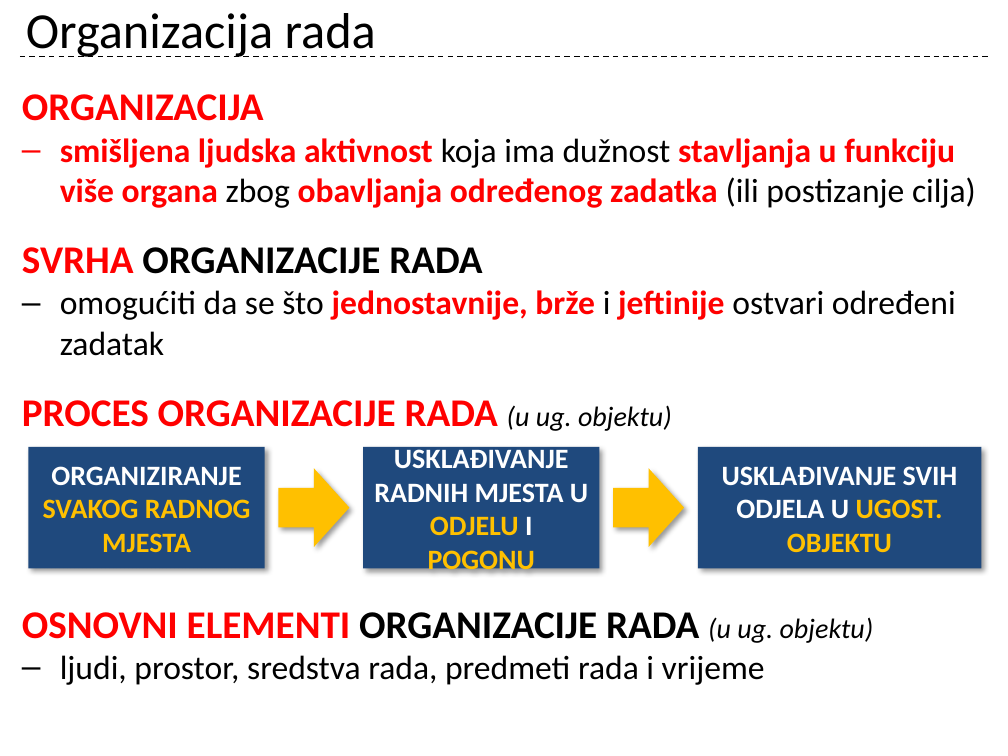
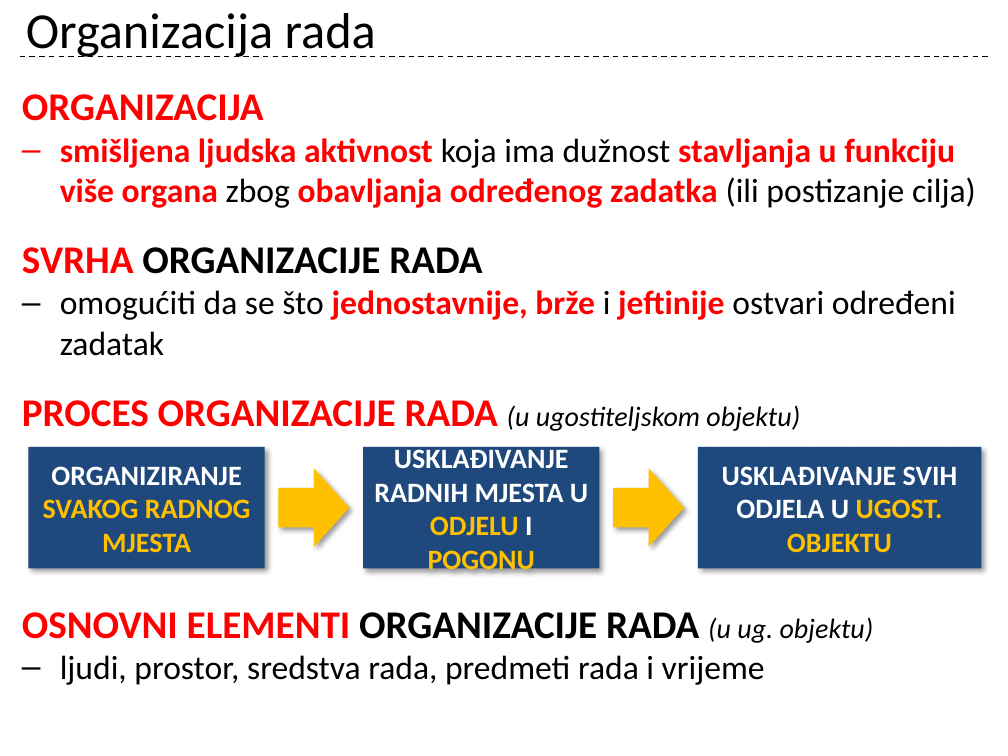
Before and after one commit to cornx/print, a slide deck: slide 3 of data/prezentacije/organizacija/001_Organizacija_2_ponavljanje.pptx. Drawn at 1008x756 pixels with LibreOffice and Linux fonts; fonts in the diff are those of the drawing. Boxes give left, top, right and bottom in pixels: in the first picture for what was removed or moved away, otherwise in the second. Text is boxed around its words. In the diff, an @@ line names an element or a change of style, - is before the commit and + after.

Commit message:
male izmjene

```diff
--- a/data/prezentacije/organizacija/001_Organizacija_2_ponavljanje.pptx
+++ b/data/prezentacije/organizacija/001_Organizacija_2_ponavljanje.pptx
@@ text at bbox=[22, 400, 800, 431]: text changed; size 28 to 20 pt; text colour #FF0000 to #000000; bold off; italic on @@
-PROCES ORGANIZACIJE RADA (u ug. objektu)
+PROCES ORGANIZACIJE RADA (u ugostiteljskom objektu)
```
